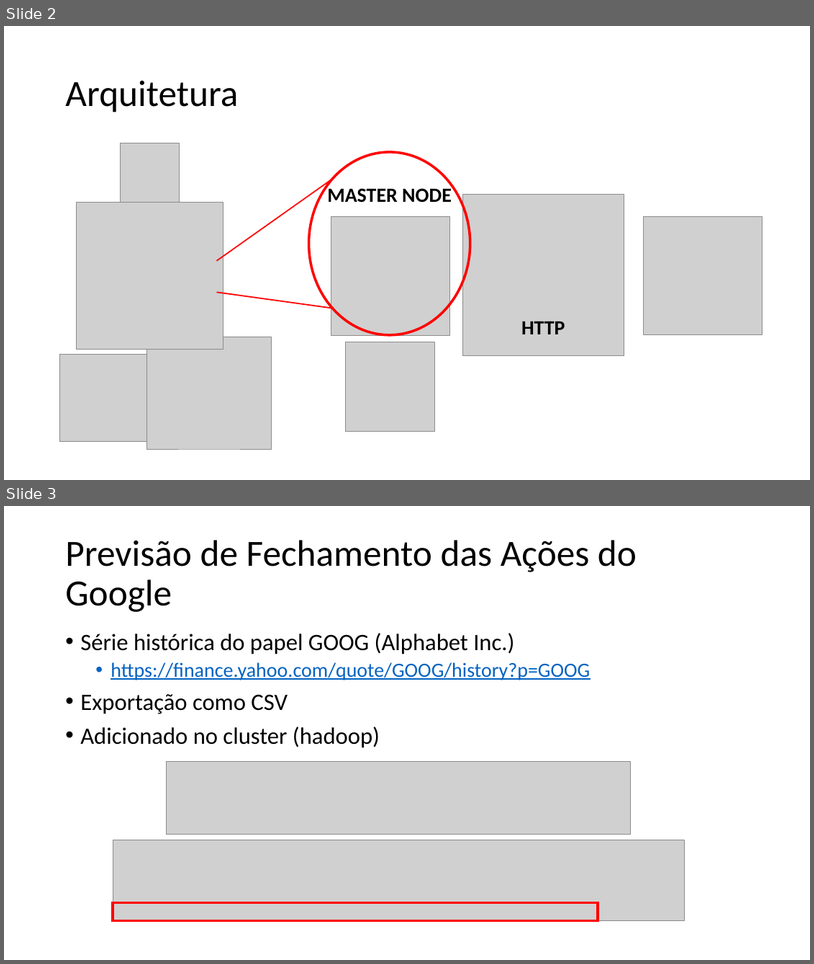
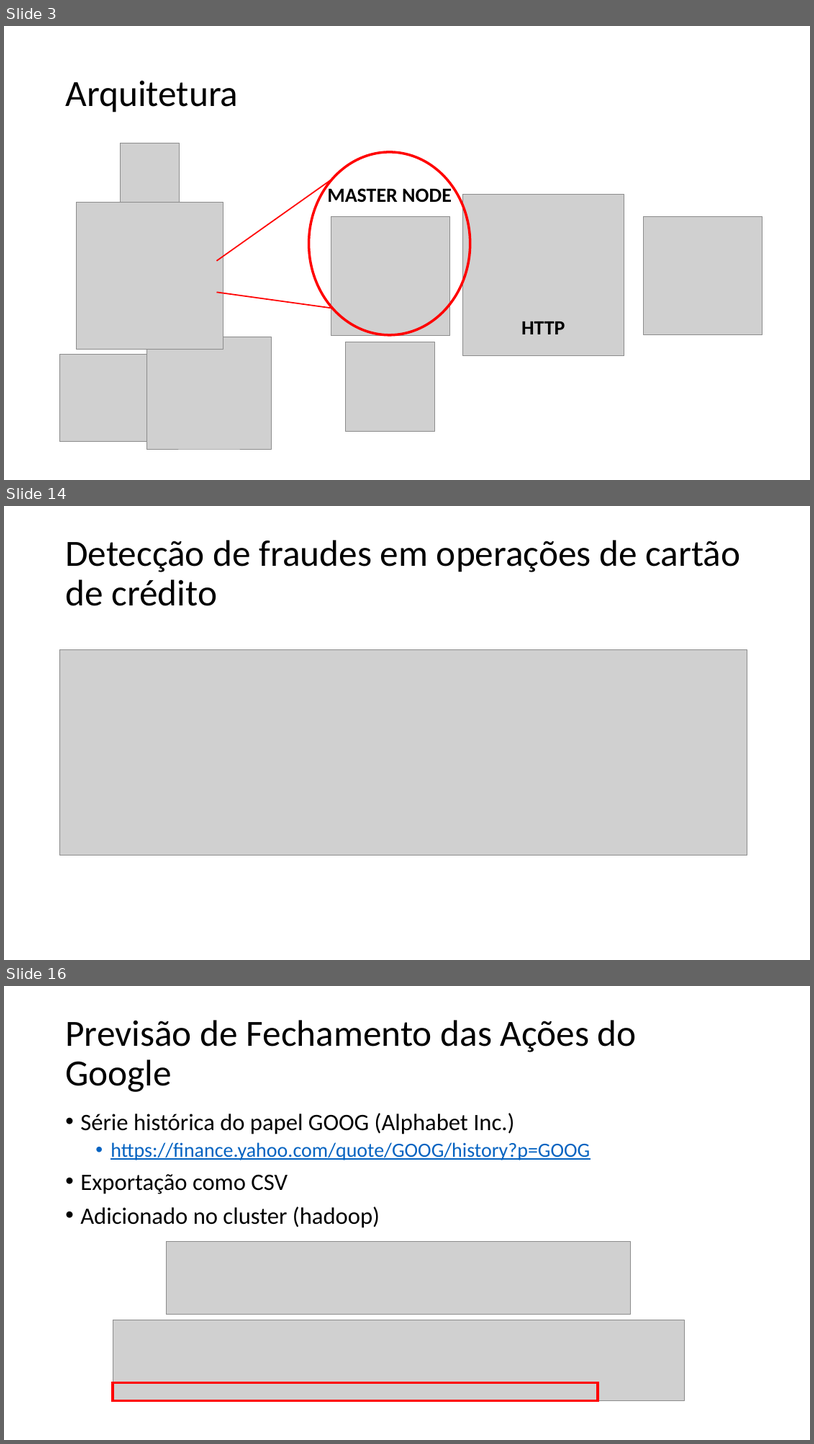
Before and after one commit to macio-matheus/spark-ml-project, a slide deck: apresentacao.pptx. Shown one above the other, each under a label of ours: slides 2 and 3 before the commit, slides 3, 14 and 16 after it; the slides between them are not shown. The pictures are 814x964 and 814x1444 pixels, drawn with LibreOffice and Linux fonts; fonts in the diff are those of the drawing; grey boxes stand for pictures. Boxes give left, top, right and bottom in pixels: in the first picture for what was removed or moved away, otherwise in the second. Text is boxed around its words. In the diff, an @@ line names an element or a change of style, - is before the commit and + after.

```diff
--- a/apresentacao.pptx
+++ b/apresentacao.pptx
@@ slide 14 added at <box>4,506,810,960</box>, background #FFFFFF @@
@@ title added at <box>65,540,741,606</box>, 44 pt, text #000000 @@
+Detecção de fraudes em operações de cartão de crédito
@@ picture added at <box>59,650,748,855</box> @@
@@ what was slide 2 is now slide 3 @@
@@ what was slide 3 is now slide 16 @@
```
Also in this commit, not shown: 2 slides changed, 13 other slides added, 7 other files.
